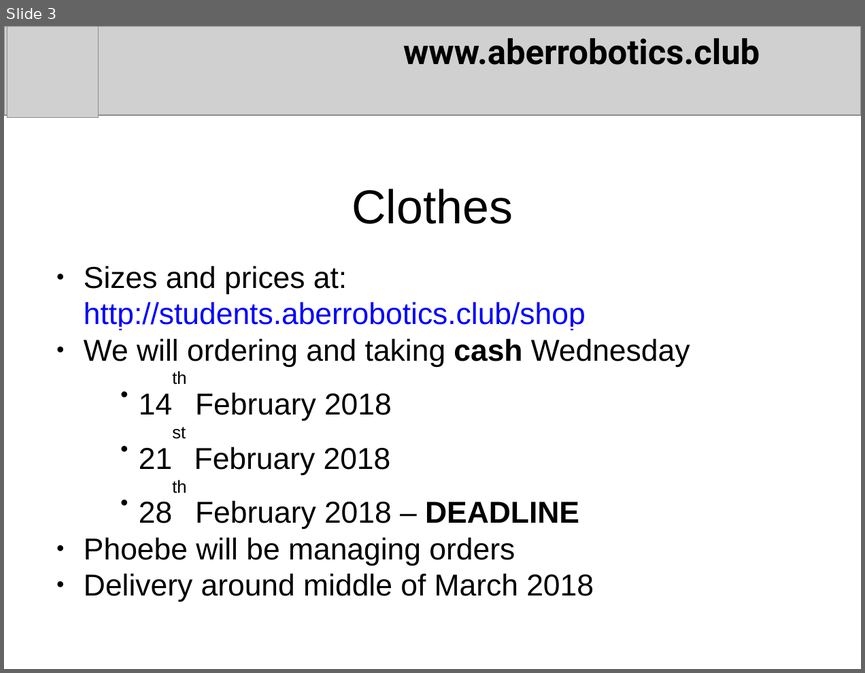
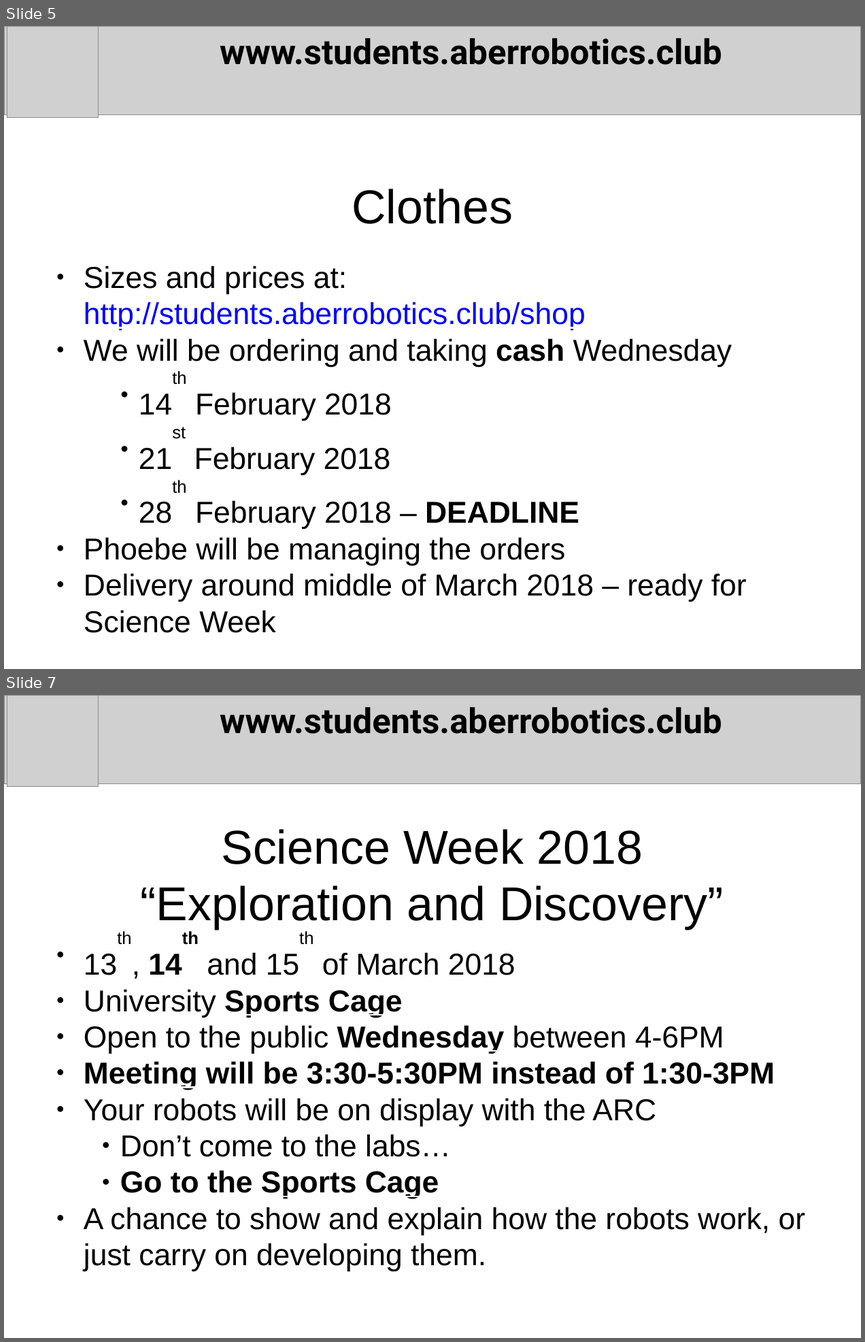
Before and after one commit to arcub/arcub.github.io, a slide deck: news/2018-02-07.pptx. Shown one above the other, each under a label of ours: slide 3 before the commit, slides 5 and 7 after it; the slides between them are not shown. The pictures are 865x673 and 865x1342 pixels, drawn with LibreOffice and Linux fonts; fonts in the diff are those of the drawing; grey boxes stand for pictures. Boxes give left, top, right and bottom in pixels: in the first picture for what was removed or moved away, otherwise in the second. Text is boxed around its words. In the diff, an @@ line names an element or a change of style, - is before the commit and + after.

```diff
--- a/news/2018-02-07.pptx
+++ b/news/2018-02-07.pptx
@@ slide 7 added at (4,695,861,1338), background #FFFFFF @@
@@ picture added at (4,695,861,784) @@
@@ picture added at (7,695,98,787) @@
@@ text added at (220,707,721,734), 32 pt, text #000000, bold @@
+www.students.aberrobotics.club
@@ text added at (140,829,723,930), 44 pt, text #000000 @@
+Science Week 2018
+“Exploration and Discovery”
@@ text added at (84,952,806,1271), 28 pt, text #000000 @@
+● 13th, 14th and 15th of March 2018
+● University Sports Cage
+● Open to the public Wednesday between 4-6PM
+● Meeting will be 3:30-5:30PM instead of 1:30-3PM
+● Your robots will be on display with the ARC
+      ● Don’t come to the labs…
+      ● Go to the Sports Cage
+● A chance to show and explain how the robots work, or just carry on developing them.
@@ what was slide 3 is now slide 5 @@
@@ slide 5 changed as well @@
@@ text at (220,38,721,65): text changed @@
-www.aberrobotics.club
+www.students.aberrobotics.club
@@ text at (84,338,732,367): text changed @@
-● We will ordering and taking cash Wednesday
+● We will be ordering and taking cash Wednesday
@@ text at (84,537,747,633): text changed @@
-● Phoebe will be managing orders
-● Delivery around middle of March 2018
+● Phoebe will be managing the orders
+● Delivery around middle of March 2018 – ready for Science Week
```
Also in this commit, not shown: 5 other slides changed, 3 other slides added.
